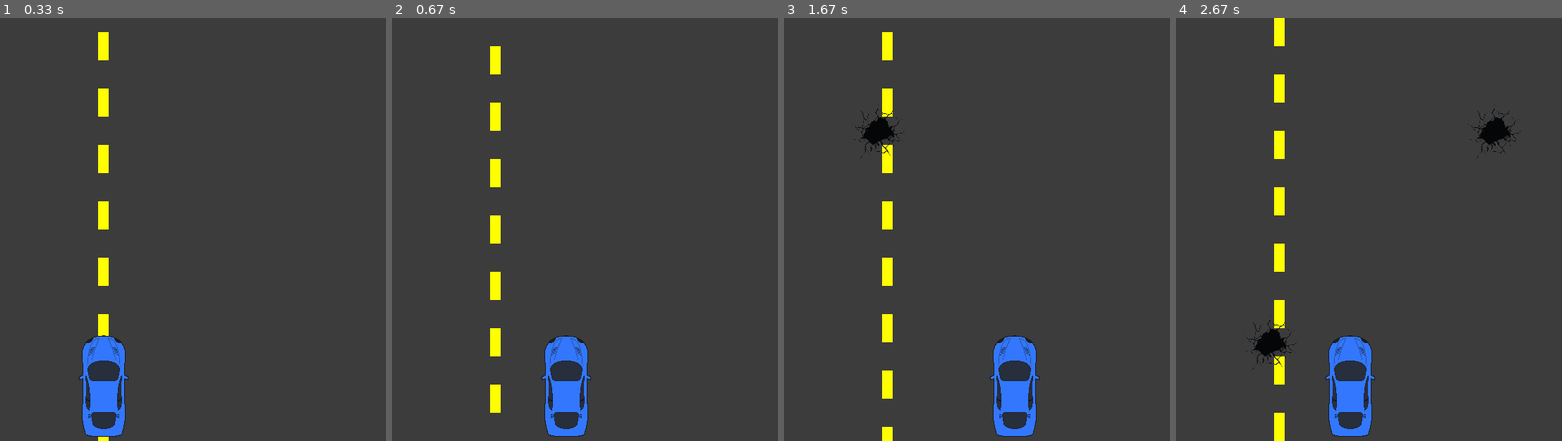
Above: before the commit, frames 1-4 (left to right).
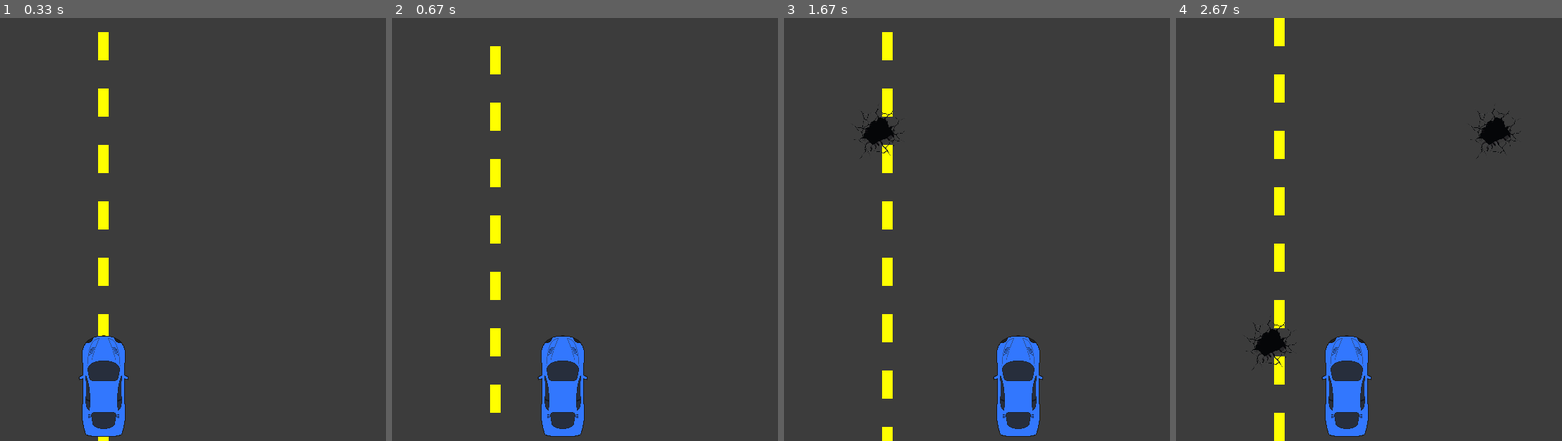
Above: after the commit, the same moments.

Repository: luhelenals/racecar
Game: pygame game, started from main.py
Same seed, same stepped clock (60 frames per second), same inputs: the game is played once before the commit and once after it.
Inputs:
- Up to frame 1 (0.33 s): no input
- Up to frame 2 (0.67 s): hold Right from 0.33 s (still down)
- Up to frame 3 (1.67 s): release Right at 0.8 s; hold Right 0.83-1.3 s; hold Left from 1.33 s (still down)
- Up to frame 4 (2.67 s): release Left at 1.87 s; hold Left 1.9-2.3 s; hold Right from 2.33 s (still down)

Frame 1 is identical in both runs. In frame 2, 1.0% of the frame differs, in the area x 37-52%, y 75-99%; in frame 3, 1.0%; in frame 4, 1.0%.

Commit message:
pause implementation start

Diff:
--- a/main.py
+++ b/main.py
@@ -51,14 +51,15 @@
         gameDisplay.blit(centerLine, (int((screenW - lineW) / 2), line_position))
 
 # Handle key pressing events for movement
-def handleEvents(car, pygame):
-    keys = pygame.key.get_pressed()  # Get the state of all keys
-    if keys[pygame.K_RIGHT]:
-        car.move_x = 5  # Move right
-    elif keys[pygame.K_LEFT]:
-        car.move_x = -5  # Move left
-    else:
-        car.move_x = 0  # Stop moving when no keys are pressed
+def handleEvents(car, pygame, paused):
+    if not paused:
+        keys = pygame.key.get_pressed()  # Get the state of all keys
+        if keys[pygame.K_RIGHT]:
+            car.move_x = 5  # Move right
+        elif keys[pygame.K_LEFT]:
+            car.move_x = -5  # Move left
+        else:
+            car.move_x = 0  # Stop moving when no keys are pressed
 
     # Check for quitting the game
     for event in pygame.event.get():
@@ -135,23 +136,22 @@
 def main():
     gameDisplay, clock, crashed, car, pygame = initGame()
     streetOffset = 0  # Start with zero offset
-
+    paused = False
     lastHoleTime = 0  # To track when the last hole was generated
     holeObstacle = None  # Placeholder for the hole image
     obstacles = []  # List to store active obstacles
 
     # Main game loop
     while not crashed:
-        crashed = handleEvents(car, pygame)
-
         # Update the car's position within the screen boundaries
         screenW = gameDisplay.get_rect().width
         updateCarPosition(car, screenW)
 
-        # Move the street
-        streetOffset -= 5  # Move the street lines up instead of down
-        if streetOffset <= -80:  # line height + offset
-            streetOffset = 0  # Reset to avoid overflow
+        if not paused:
+            # Move the street
+            streetOffset -= 5  # Move the street lines up instead of down
+            if streetOffset <= -80:  # line height + offset
+                streetOffset = 0  # Reset to avoid overflow
 
         # Calculate elapsed time
         elapsedTime = pygame.time.get_ticks() / 1000  # Convert milliseconds to seconds
@@ -159,10 +159,12 @@
         # Draw everything
         loadStreet(gameDisplay, streetOffset)
 
-        # Get and display obstacles
-        lastHoleTime = getObstacles(gameDisplay, car, elapsedTime, lastHoleTime, holeObstacle, obstacles)
+        if not paused:
+            # Get and display obstacles
+            lastHoleTime = getObstacles(gameDisplay, car, elapsedTime, lastHoleTime, holeObstacle, obstacles)
 
         drawCar(car, gameDisplay)
+        crashed = handleEvents(car, pygame, paused)
 
         # Update the display
         pygame.display.update()
